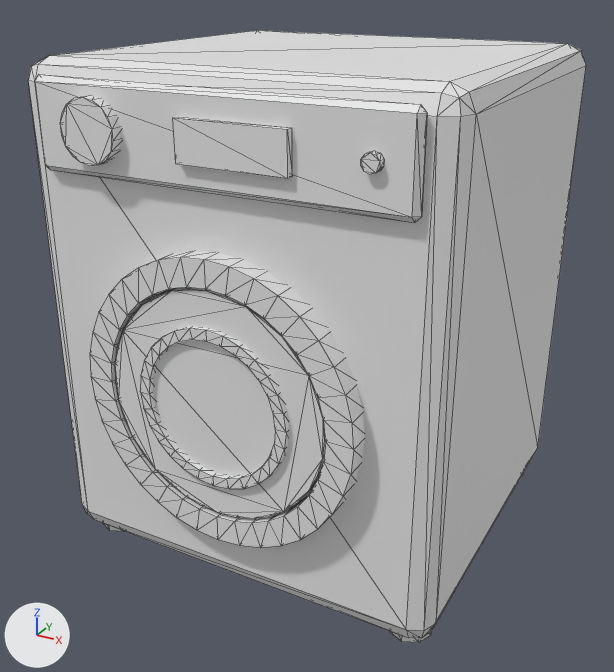
One commit to the glTF model BAMF/wwwroot/view3d/models/washer.glb: the scene before it, then after it.
Rendered twice from a 50 mm lens placed at (0.782, -1.477, 1.15), pointed at (-0.008, -0.04, 0.432). Arrows for +X, +Y and +Z are at lower left; the lights stay in place. The older version comes first. Mesh edges are drawn as thin lines. Vertices at exactly the same position are counted once.

Names of what the first picture shows: 'b_final'.
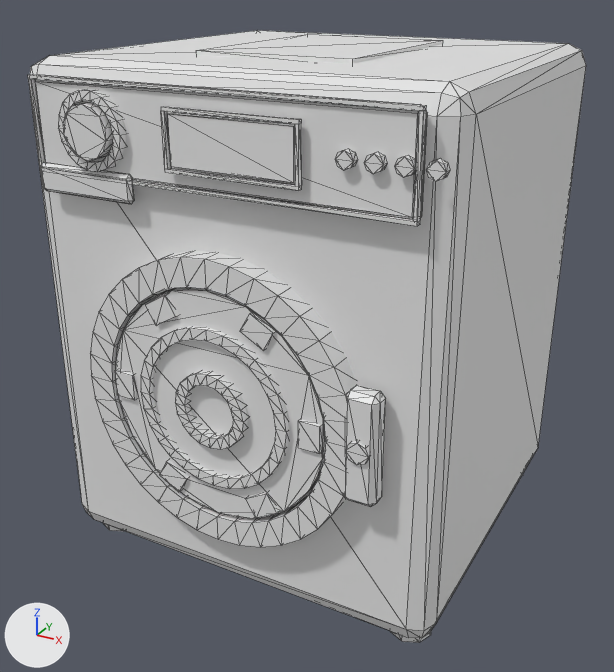
The newer file is also rescaled (x0.993) as a whole; pictures and numbers use the older file's frame.

Location of each change, [x1, y1, x2, y2] in pixels of the pictures (614 x 672 px; the box of a moved part takes in the faces that stretch with it):
part 1 of me_b_box_583, added: after [298, 419, 322, 454]
part 2 of me_b_box_583, added: after [115, 370, 136, 400]
part 3 of me_b_box_583, added: after [346, 442, 370, 465]
part 4 of me_b_box_583, added: after [63, 102, 113, 161]
part 5 of me_b_box_583, added: after [168, 113, 295, 183]
part 6 of me_b_box_583, moved or reshaped: before [390, 631, 431, 643]; after [335, 149, 357, 170]
part 7 of me_b_box_583, moved or reshaped (mostly hidden before): before [103, 523, 123, 531]; after [365, 152, 387, 174]
part 8 of me_b_box_583, added: after [395, 155, 416, 178]
part 9 of me_b_box_583, added: after [426, 159, 450, 182]
part 10 of me_b_box_583, added (mostly hidden): after [390, 631, 431, 643]
part 11 of me_b_box_583, added: after [196, 35, 443, 64]
part 12 of me_b_box_583, rebuilt (11% wider, 18% taller): before [60, 96, 121, 166]; after [58, 89, 126, 172]
part 13 of me_b_box_583, rebuilt (18% wider, 39% taller): before [173, 117, 292, 178]; after [161, 106, 302, 191]
part 14 of me_b_box_583, deleted: before [361, 151, 384, 174]
part 15 of me_b_box_583, added: after [28, 74, 426, 518]

The change in detail:
me_b_box_583 is used by ob_b_final; location (0.0, 0.0, 0.0).
me_b_box_583 had 536 vertices, 1032 faces and spanned x -0.41..0.41, y -0.408..0.408, z 0.0..1.0.
me_b_box_583 now has 940 vertices, 1776 faces and spans x -0.41..0.41, y -0.412..0.412, z 0.0..1.007.
me_b_box_583 part 1: a new loose piece, a box spanning x 0.174..0.215, y -0.403..-0.391, z 0.405..0.456.
me_b_box_583 part 2: a new loose piece, a box spanning x -0.215..-0.174, y -0.403..-0.391, z 0.405..0.456.
me_b_box_583 part 3: a new loose piece, an 8-sided cylinder along y spanning x 0.267..0.308, y -0.412..-0.382, z 0.41..0.451.
me_b_box_583 part 4: a new loose piece, a 14-sided cylinder along y spanning x -0.271..-0.181, y -0.407..-0.376, z 0.846..0.938.
me_b_box_583 part 5: a new loose piece, a box spanning x -0.062..0.164, y -0.394..-0.379, z 0.851..0.933.
me_b_box_583 part 6: the loose piece of 16 vertices spanning x 0.308..0.39, y -0.326..-0.244, z 0.0..0.041 is turned 90 degrees about the x axis through its middle and scaled by 0.35, then moved by (-0.103, -0.102, 0.872).
me_b_box_583 part 7: the loose piece of 16 vertices spanning x -0.39..-0.308, y -0.326..-0.244, z 0.0..0.041 is turned 90 degrees about the x axis through its middle and scaled by 0.35, then moved by (0.641, -0.102, 0.872).
me_b_box_583 part 8: a new loose piece, an 8-sided cylinder along y spanning x 0.324..0.353, y -0.394..-0.379, z 0.878..0.907.
me_b_box_583 part 9: a new loose piece, an 8-sided cylinder along y spanning x 0.37..0.399, y -0.394..-0.379, z 0.878..0.907.
me_b_box_583 part 10: a new loose piece, an 8-sided cylinder along z spanning x 0.308..0.39, y -0.325..-0.243, z 0.0..0.041.
me_b_box_583 part 11: a new loose piece, a box spanning x -0.154..0.154, y -0.182..0.229, z 0.995..1.007.
me_b_box_583 part 12: the loose piece of 36 vertices spanning x -0.281..-0.17, y -0.403..-0.372, z 0.836..0.949 is rebuilt with 72 vertices and now spans x -0.292..-0.159, y -0.397..-0.376, z 0.827..0.958.
me_b_box_583 part 13: the loose piece of 8 vertices spanning x -0.051..0.154, y -0.394..-0.38, z 0.856..0.928 is rebuilt with 24 vertices and now spans x -0.072..0.174, y -0.397..-0.389, z 0.841..0.944.
me_b_box_583 part 14: the loose piece of 20 vertices spanning x 0.273..0.302, y -0.394..-0.38, z 0.877..0.908 is deleted.
me_b_box_583 part 15: 184 vertices added at x -0.359..0.359, y -0.412..-0.366, z 0.231..0.974.
Other edits to the shape of me_b_box_583 do not show in these pictures.
